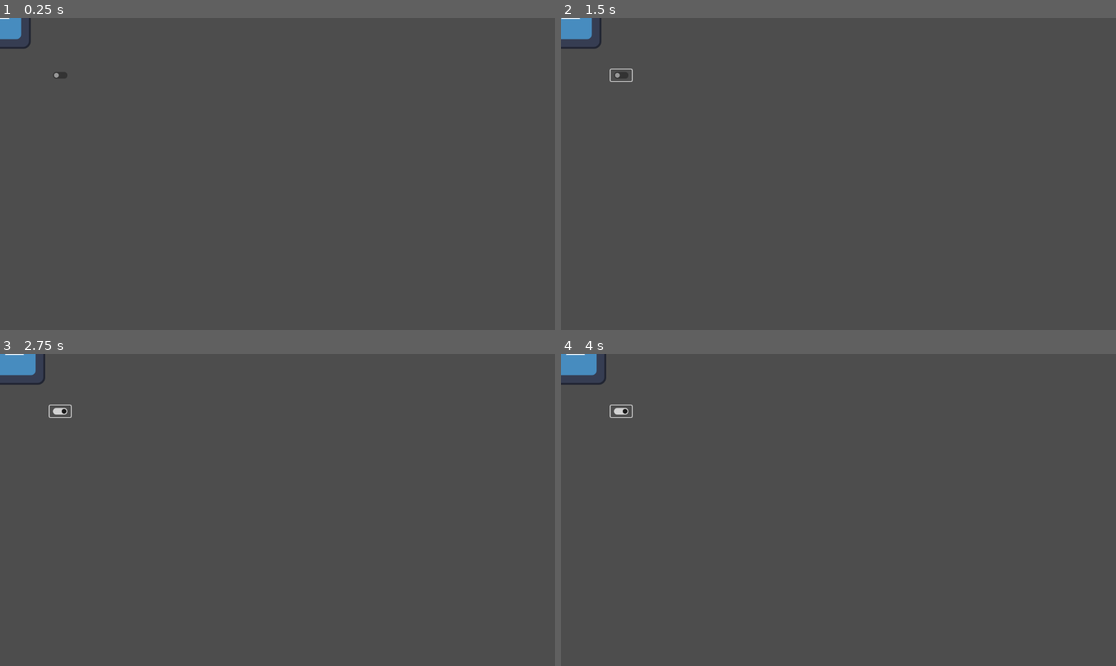
Above: before the commit, frames 1-4 (two rows, left to right).
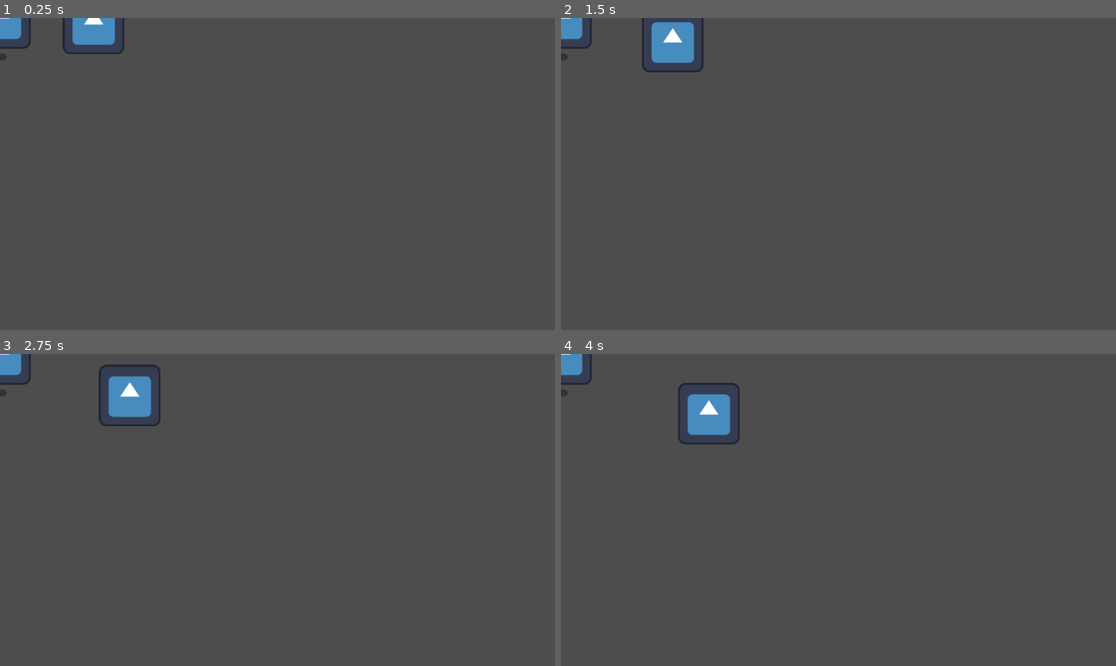
Above: after the commit, the same moments.

Repository: MenshikovMakxim/GodotGame1
Game: Godot game, scene res://main.tscn
Two runs of this game, one before a commit and one after it. Both use one fixed random seed, a clock stepped at 60 frames per second and the inputs below. The engine's default icon, where the game draws it, is replaced by a stand-in: a white triangle on a blue panel in a dark square.
Inputs (mouse positions are in pixels of both pictures, inside the frame that each line leads up to):
- Up to frame 1 (0.25 s): no input
- Up to frame 2 (1.5 s): click (622, 74) at 0.52 s; click (622, 74) at 1.27 s
- Up to frame 3 (2.75 s): click (61, 410) at 2.02 s
- Up to frame 4 (4 s): no input

The runs differ from the first frame. In frame 1, 0.9% of the frame differs, in the area x 0-23%, y 0-20%; in frame 2, 1.5%; in frame 3, 1.7%, in the area x 0-29%, y 0-24%; in frame 4, 1.7%.

Commit message:
hero moves to right

Diff:
--- /dev/null
+++ b/new-game-project/hero.gd
@@ -0,0 +1,5 @@
+extends Node2D
+
+func _process(delta: float) -> void:
+	self.position.x+=0.5
+	self.position.y+=0.5
--- /dev/null
+++ b/new-game-project/hero.tscn
@@ -0,0 +1,11 @@
+[gd_scene load_steps=3 format=3 uid="uid://bfyye8jis32bq"]
+
+[ext_resource type="Script" uid="uid://bfkij48sq37gy" path="res://hero.gd" id="1_p1r5x"]
+[ext_resource type="Texture2D" uid="uid://2kok6tu4amy8" path="res://icon.svg" id="2_u1ipw"]
+
+[node name="Hero" type="Node2D"]
+script = ExtResource("1_p1r5x")
+
+[node name="Icon" type="Sprite2D" parent="."]
+position = Vector2(184, 164)
+texture = ExtResource("2_u1ipw")
--- a/new-game-project/main.tscn
+++ b/new-game-project/main.tscn
@@ -1,22 +1,28 @@
-[gd_scene load_steps=3 format=3 uid="uid://byfbp410flvc3"]
+[gd_scene load_steps=4 format=3 uid="uid://byfbp410flvc3"]
 
 [ext_resource type="Script" uid="uid://b5buanpp1jh16" path="res://main.gd" id="1_0xm2m"]
 [ext_resource type="Texture2D" uid="uid://2kok6tu4amy8" path="res://icon.svg" id="1_ig7tw"]
+[ext_resource type="PackedScene" uid="uid://bfyye8jis32bq" path="res://hero.tscn" id="3_h2yge"]
 
 [node name="Main" type="Node2D"]
 script = ExtResource("1_0xm2m")
 
 [node name="Icon" type="Sprite2D" parent="."]
+position = Vector2(0, -1)
+scale = Vector2(1, 1.01563)
 texture = ExtResource("1_ig7tw")
 
 [node name="CheckButton" type="CheckButton" parent="."]
-offset_left = 103.0
-offset_top = 107.0
-offset_right = 147.0
-offset_bottom = 131.0
+offset_left = -23.0
+offset_top = 69.0
+offset_right = 21.0
+offset_bottom = 93.0
 
 [node name="Timer" type="Timer" parent="."]
 autostart = true
 
+[node name="Hero" parent="." instance=ExtResource("3_h2yge")]
+position = Vector2(3, -160)
+
 [connection signal="button_down" from="CheckButton" to="." method="_on_check_button_button_down"]
 [connection signal="timeout" from="Timer" to="." method="_on_timer_timeout"]
Not shown, added: new-game-project/hero.gd.uid
